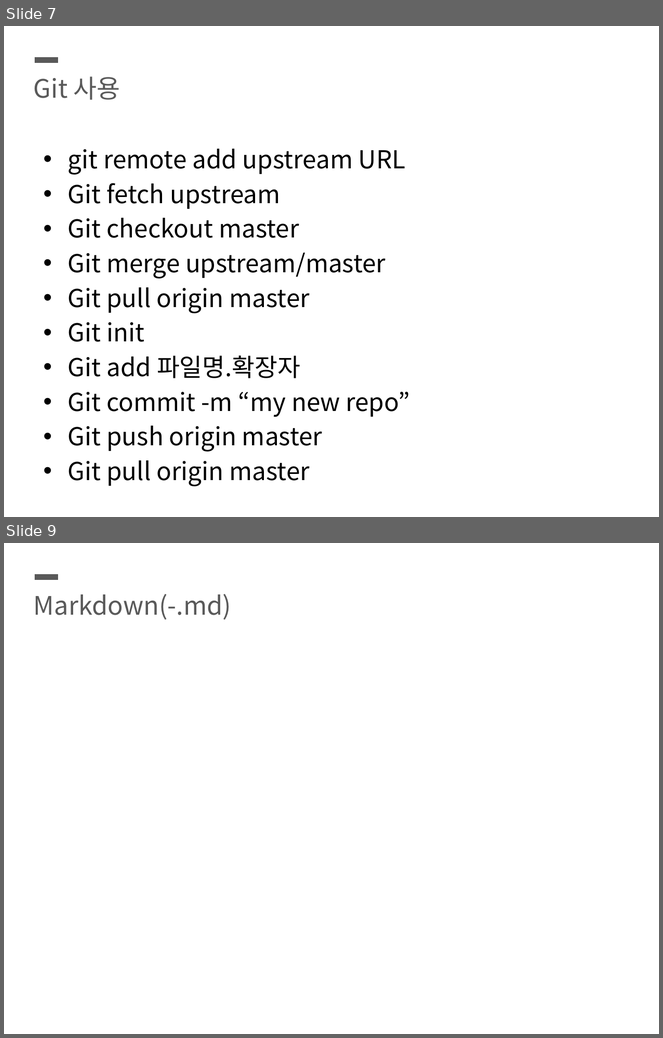
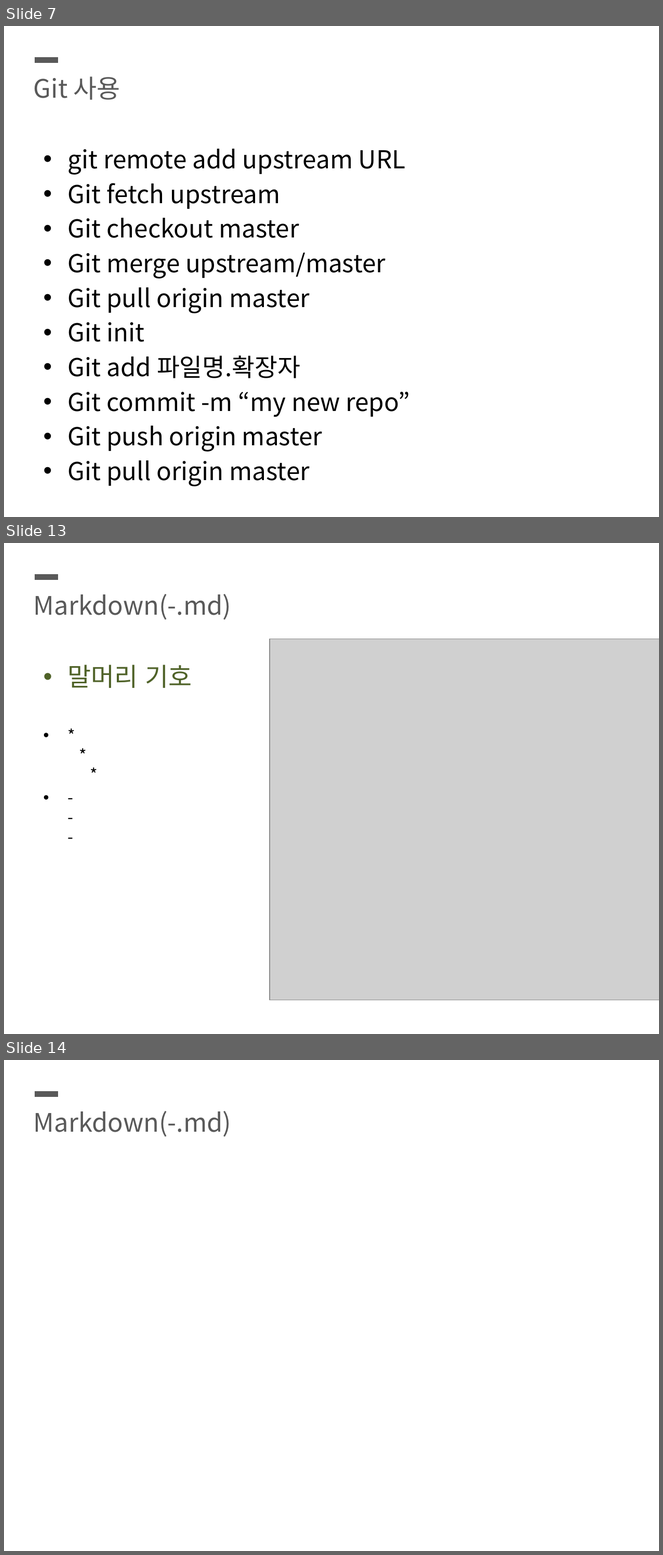
Before and after one commit to SeunghyunKing/OS_blue09, a slide deck: ppt.pptx. Shown one above the other, each under a label of ours: slides 7 and 9 before the commit, slides 7, 13 and 14 after it; the slides between them are not shown. The pictures are 663x1038 and 663x1555 pixels, drawn with LibreOffice and Linux fonts; fonts in the diff are those of the drawing; grey boxes stand for pictures. Boxes give left, top, right and bottom in pixels: in the first picture for what was removed or moved away, otherwise in the second. Text is boxed around its words. In the diff, an @@ line names an element or a change of style, - is before the commit and + after.

```diff
--- a/ppt.pptx
+++ b/ppt.pptx
@@ slide 13 added at [4, 543, 659, 1034], background #FFFFFF @@
@@ line added from (35, 577) to (59, 577), #595959 6 pt @@
@@ text added at [34, 594, 232, 620], 28 pt, text #595959 @@
+Markdown(-.md)
@@ picture added at [270, 639, 659, 1001] @@
@@ text added at [68, 665, 192, 688], 18 pt, text #000000 @@
+• 말머리 기호
+• *
+  *
+  *
+• -
+  -
+  -
@@ what was slide 9 is now slide 14 @@
```
Also in this commit, not shown: 1 slide changed, 6 other slides added.
